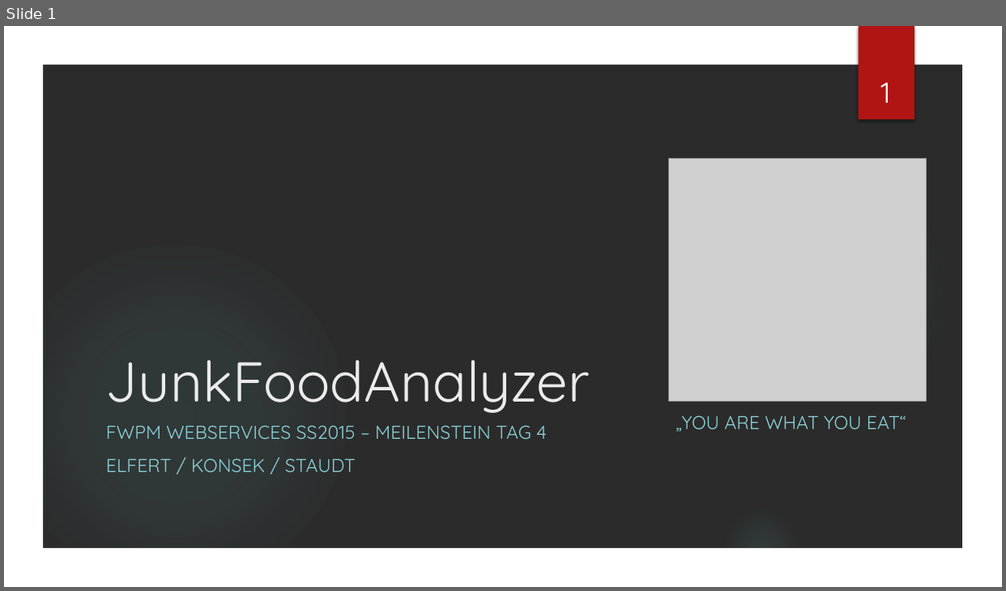
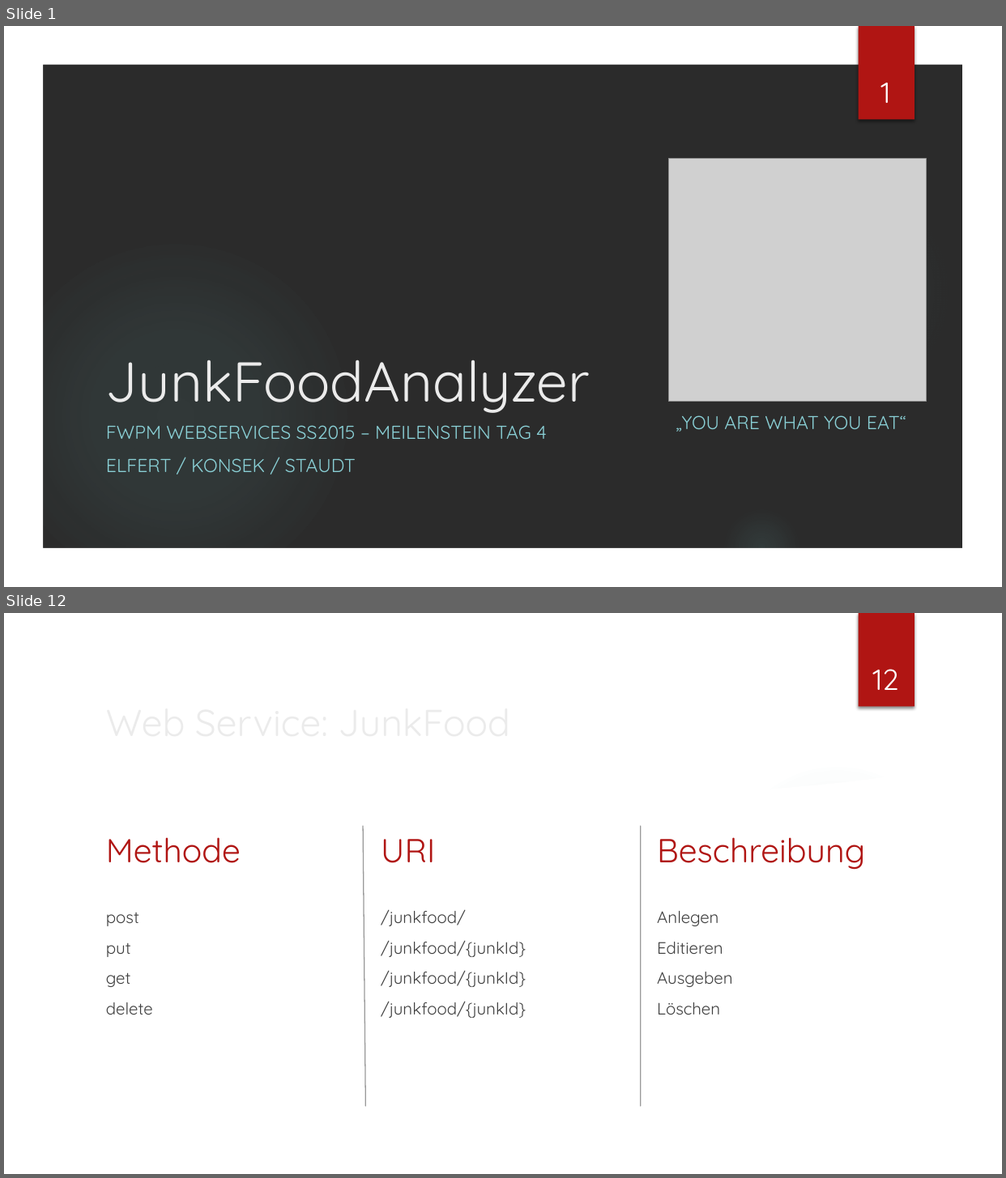
Before and after one commit to stauti/junk-food-analyzer, a slide deck: docs/Spezifikation/WS2.pptx. Shown one above the other, each under a label of ours: slide 1 before the commit, slides 1 and 12 after it; the slides between them are not shown. The pictures are 1006x591 and 1006x1178 pixels, drawn with LibreOffice and Linux fonts; fonts in the diff are those of the drawing; grey boxes stand for pictures; background and template pictures are left out; a plain dark background stands for a picture behind light text. Boxes give left, top, right and bottom in pixels: in the first picture for what was removed or moved away, otherwise in the second. Text is boxed around its words. In the diff, an @@ line names an element or a change of style, - is before the commit and + after.

```diff
--- a/docs/Spezifikation/WS2.pptx
+++ b/docs/Spezifikation/WS2.pptx
@@ slide 12 added at (4, 613, 1002, 1174), background picture (left out); not listed: 5 template elements that a slide beside it also shows @@
@@ page number added at (872, 669, 898, 690), 28 pt, text #FFFFFF @@
+12
@@ freeform shape added at (698, 738, 971, 820), fill #FFFFFF at 20% opacity @@
@@ freeform shape added at (41, 766, 965, 1137), fill #FFFFFF @@
@@ line added from (364, 826) to (365, 1106), #000000 1 pt @@
@@ line added from (641, 826) to (641, 1106), #000000 1 pt @@
@@ text added at (106, 837, 241, 863), 32 pt, text #B01513 @@
+Methode
@@ text added at (381, 839, 435, 863), 32 pt, text #B01513 @@
+URI
@@ text added at (657, 837, 865, 870), 32 pt, text #B01513 @@
+Beschreibung
@@ text added at (106, 913, 153, 1015), 16 pt, text #404040 @@
+post
+put
+get
+delete
@@ title added at (381, 909, 466, 926), 36 pt, text #EBEBEB @@
+Web Service: JunkFood
@@ text added at (657, 911, 732, 1015), 16 pt, text #404040 @@
+Anlegen
+Editieren
+Ausgeben
+Löschen
@@ text added at (381, 940, 526, 1018), 16 pt, text #404040 @@
+/junkfood/
+/junkfood/{junkId}
+/junkfood/{junkId}
+/junkfood/{junkId}
```
Also in this commit, not shown: 6 slides changed, 6 other slides added, 1 other file.
